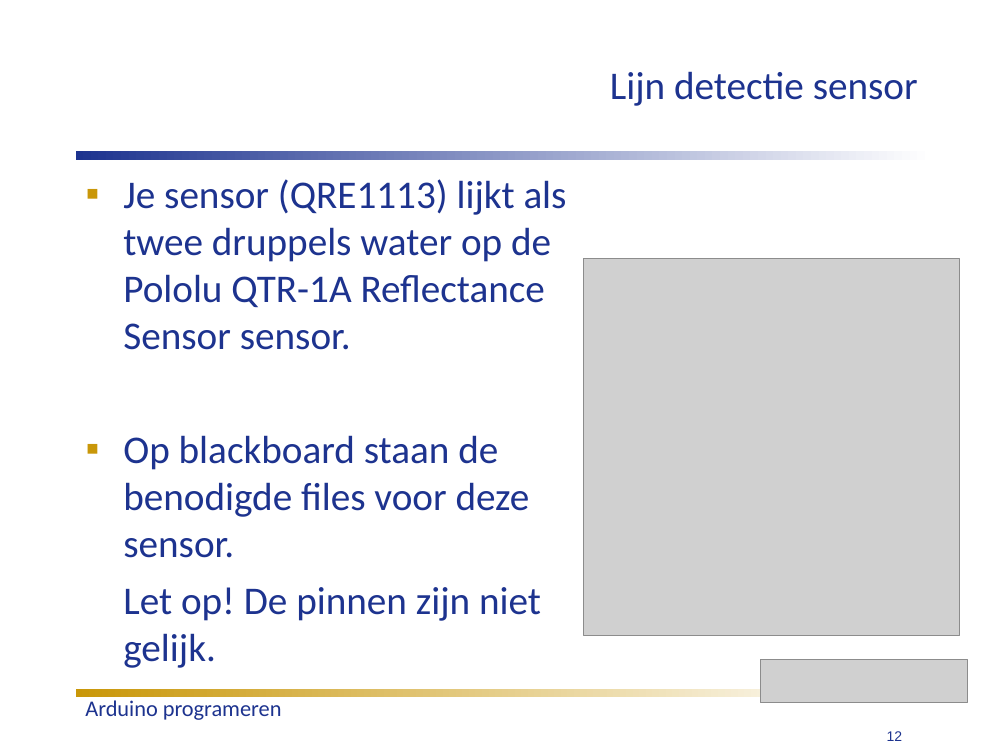
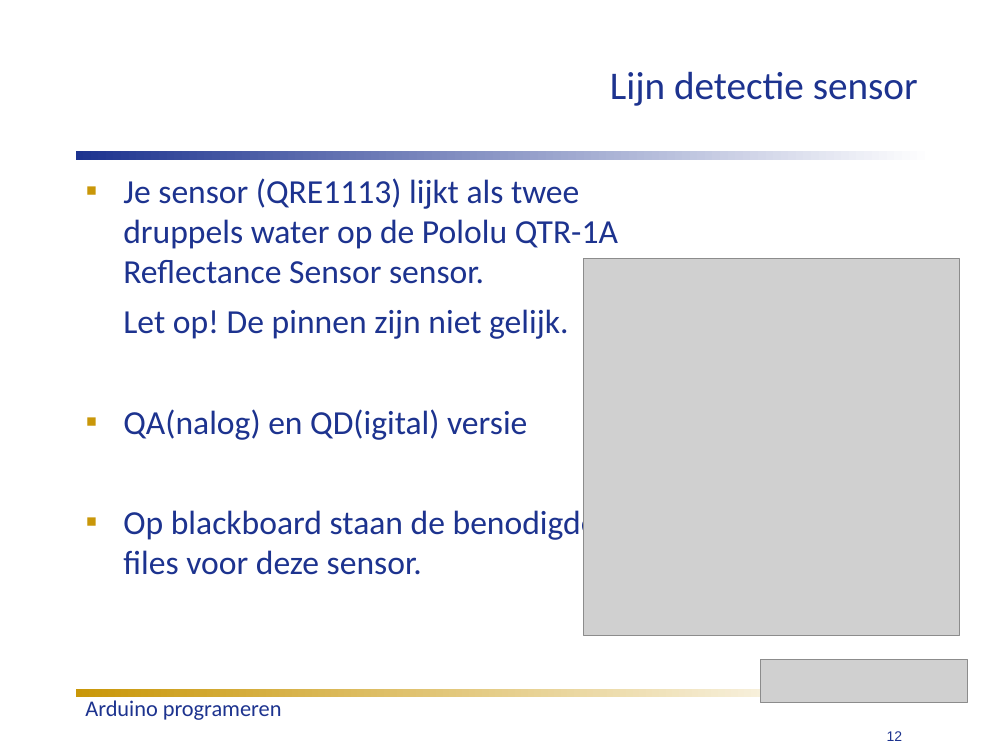
Before and after one commit to humiq/Greendevelopment, a slide deck: slide 12 of trunk/documents/Colleges/ISIROB College 4.ppt. Drawn at 1008x756 pixels with LibreOffice and Linux fonts; fonts in the diff are those of the drawing; grey boxes stand for pictures. Boxes give left, top, right and bottom in pixels: in the first picture for what was removed or moved away, otherwise in the second. Text is boxed around its words. In the diff, an @@ line names an element or a change of style, - is before the commit and + after.

Commit message:
Updated line detection Sensor example.

```diff
--- a/trunk/documents/Colleges/ISIROB College 4.ppt
+++ b/trunk/documents/Colleges/ISIROB College 4.ppt
@@ text at box(123, 178, 618, 575): size 28 to 24 pt in "Je sensor (QRE1113) lijkt als twee druppels ...", "Op blackboard staan de benodigde files voor ..." @@
@@ text at box(123, 309, 568, 440): paragraphs added @@
+Let op! De pinnen zijn niet gelijk.
+▪ QA(nalog) en QD(igital) versie
@@ text at box(123, 587, 541, 668): paragraph removed @@
-Let op! De pinnen zijn niet gelijk.
```
Also in this commit, not shown: 1 other slide changed, 1 slide added.
